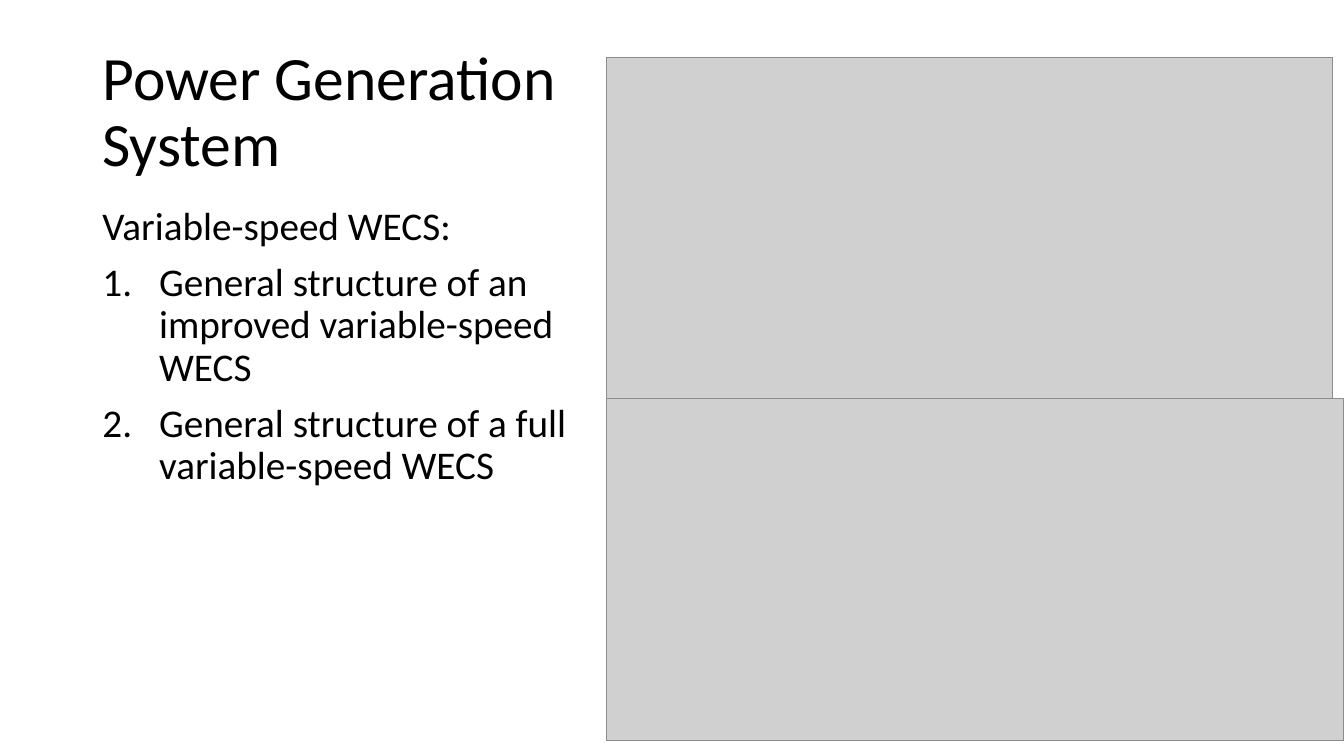
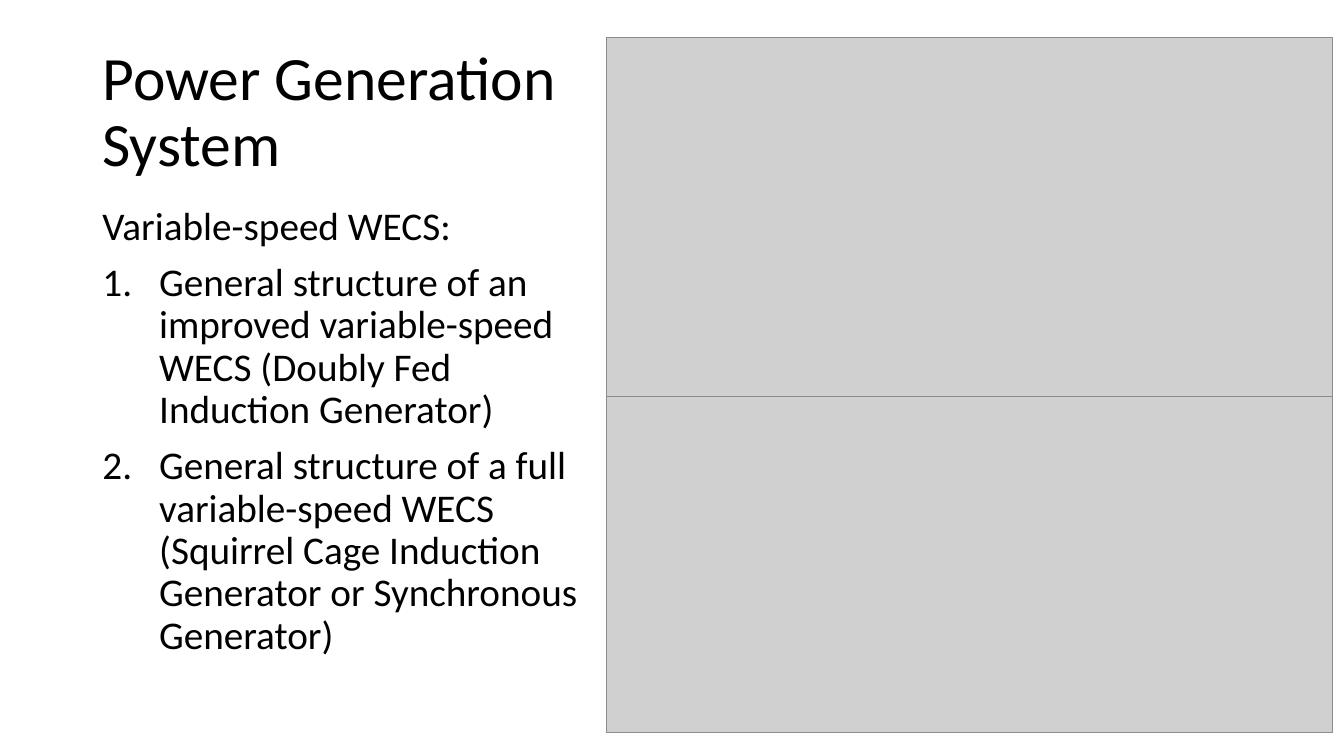
Before and after one commit to MuhammadShamaas1997/Electrical-Engineering, a slide deck: slide 9 of Wind Energy Conversion Systems/WECS.pptx (slide 10 before the commit). Drawn at 1344x756 pixels with LibreOffice and Linux fonts; fonts in the diff are those of the drawing; grey boxes stand for pictures. Boxes give left, top, right and bottom in pixels: in the first picture for what was removed or moved away, otherwise in the second. Text is boxed around its words. In the diff, an @@ line names an element or a change of style, - is before the commit and + after.

```diff
--- a/Wind Energy Conversion Systems/WECS.pptx
+++ b/Wind Energy Conversion Systems/WECS.pptx
@@ picture: place and size @@
-picture at bbox=[607, 57, 1333, 416]
+picture at bbox=[607, 37, 1333, 396]
@@ text at bbox=[159, 268, 578, 655]: text changed @@
-1. General structure of an improved variable-speed WECS
-2. General structure of a full variable-speed WECS
+1. General structure of an improved variable-speed WECS (Doubly Fed Induction Generator)
+2. General structure of a full variable-speed WECS (Squirrel Cage Induction Generator or Synchronous Generator)
@@ picture: place and size @@
-picture at bbox=[607, 399, 1344, 741]
+picture at bbox=[607, 397, 1333, 733]
```
Also in this commit, not shown: 8 other slides changed, 1 slide added, 2 slides removed, 1 other file.
